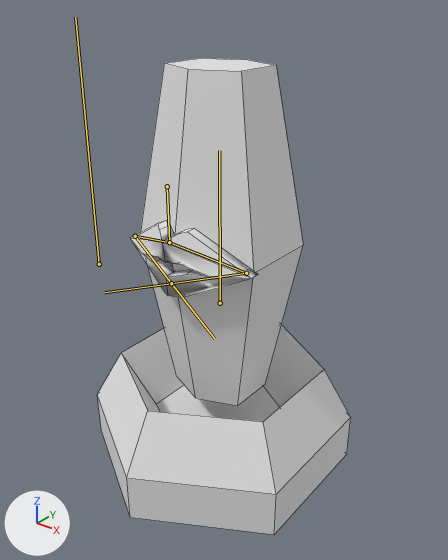
An edit to the FBX model Assets/Resources/Models/FBX/TurretBot.fbx, drawn before and after from the same camera.
Rendered twice from a camera (50 mm lens) standing at (5.6, -6.9, 7.56) and looking at (0.1, -0.03, 3.3). The axes (+X, +Y, +Z) are drawn at lower left. The lights are the same throughout. The bones that bend it are drawn over the model as lines. Mesh edges are drawn as thin lines.

Objects in the first picture: 'Firer', 'Turret'.
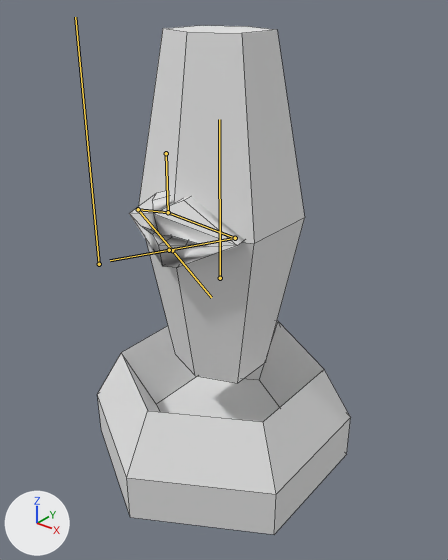
The newer file adds an action. The first version stands in its rest pose; the second is drawn at frame 22 of the action 'Armature|HeadBob'.

The change, as a diff of the scene's bpy script:
```diff
--- a/Assets/Resources/Models/FBX/TurretBot.fbx.py
+++ b/Assets/Resources/Models/FBX/TurretBot.fbx.py
@@ bone_bodybone @@
 bone_bodybone = bpy.data.objects['Armature'].pose.bones['BodyBone']  # child of 'Root'
-bone_bodybone.location = (0.0, 0.0, 0.0)
+bone_bodybone.location = (0.0, 0.443, 0.0)
@@ bone_toplip_l @@
 bone_toplip_l = bpy.data.objects['Armature'].pose.bones['TopLip.L']  # child of 'LipParent'
-bone_toplip_l.scale = (1.0, 1.0, 1.0)
+bone_toplip_l.scale = (1.99, 0.85, 1.0)
@@ bone_bottom_lip_l @@
 bone_bottom_lip_l = bpy.data.objects['Armature'].pose.bones['Bottom.Lip.L']  # child of 'TopLip.L'
-bone_bottom_lip_l.rotation_quaternion = (1.0, 0.0, 0.0, 0.0)  # degrees (0, 0, 0)
-bone_bottom_lip_l.scale = (1.0, 1.0, 1.0)
+bone_bottom_lip_l.rotation_quaternion = (1.0, 0.028, 0.01, 0.004)  # degrees (3, 1, 0)
+bone_bottom_lip_l.scale = (1.12, 0.99, 1.13)
@@ bone_toplip_r @@
 bone_toplip_r = bpy.data.objects['Armature'].pose.bones['TopLip.R']  # child of 'LipParent'
-bone_toplip_r.scale = (1.0, 1.0, 1.0)
+bone_toplip_r.scale = (1.99, 0.85, 1.0)
@@ bone_bottom_lip_r @@
 bone_bottom_lip_r = bpy.data.objects['Armature'].pose.bones['Bottom.Lip.R']  # child of 'TopLip.R'
-bone_bottom_lip_r.rotation_quaternion = (1.0, 0.0, 0.0, 0.0)  # degrees (0, 0, 0)
-bone_bottom_lip_r.scale = (1.0, 1.0, 1.0)
+bone_bottom_lip_r.rotation_quaternion = (1.0, 0.024, -0.008, -0.006)  # degrees (3, -1, -1)
+bone_bottom_lip_r.scale = (1.12, 1.0, 1.13)
```

Changed parts and their boxes [x1, y1, x2, y2] in the pictures (448 x 560 px):
'Turret', posed (7% taller): before [97, 58, 351, 534]; after [97, 26, 351, 534]
'Firer', posed (10% narrower): before [130, 220, 258, 298]; after [129, 191, 244, 268]
bone 'BodyBone', root to tip: before (220, 303) to (219, 150); after (220, 278) to (219, 119)
bone 'TopLip.L', root to tip: before (169, 242) to (135, 236); after (168, 212) to (138, 209)
bone 'Bottom.Lip.L', root to tip: before (135, 236) to (171, 283); after (138, 209) to (172, 250)
bone 'TopLip.R', root to tip: before (169, 242) to (246, 273); after (168, 212) to (235, 238)
bone 'Bottom.Lip.R', root to tip: before (246, 273) to (171, 283); after (235, 238) to (169, 250)
